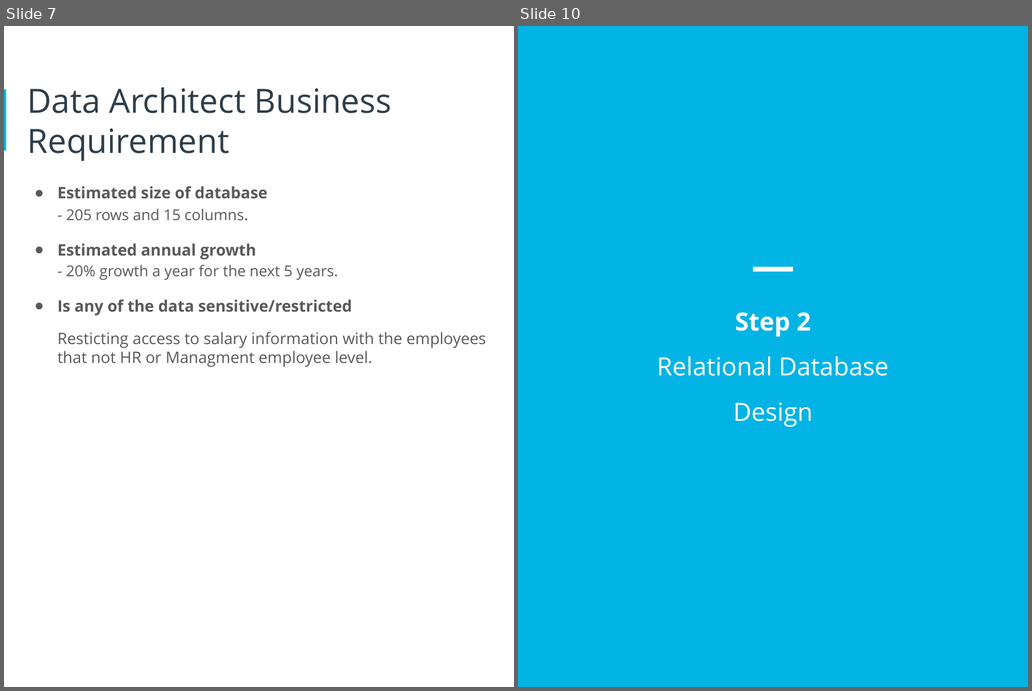
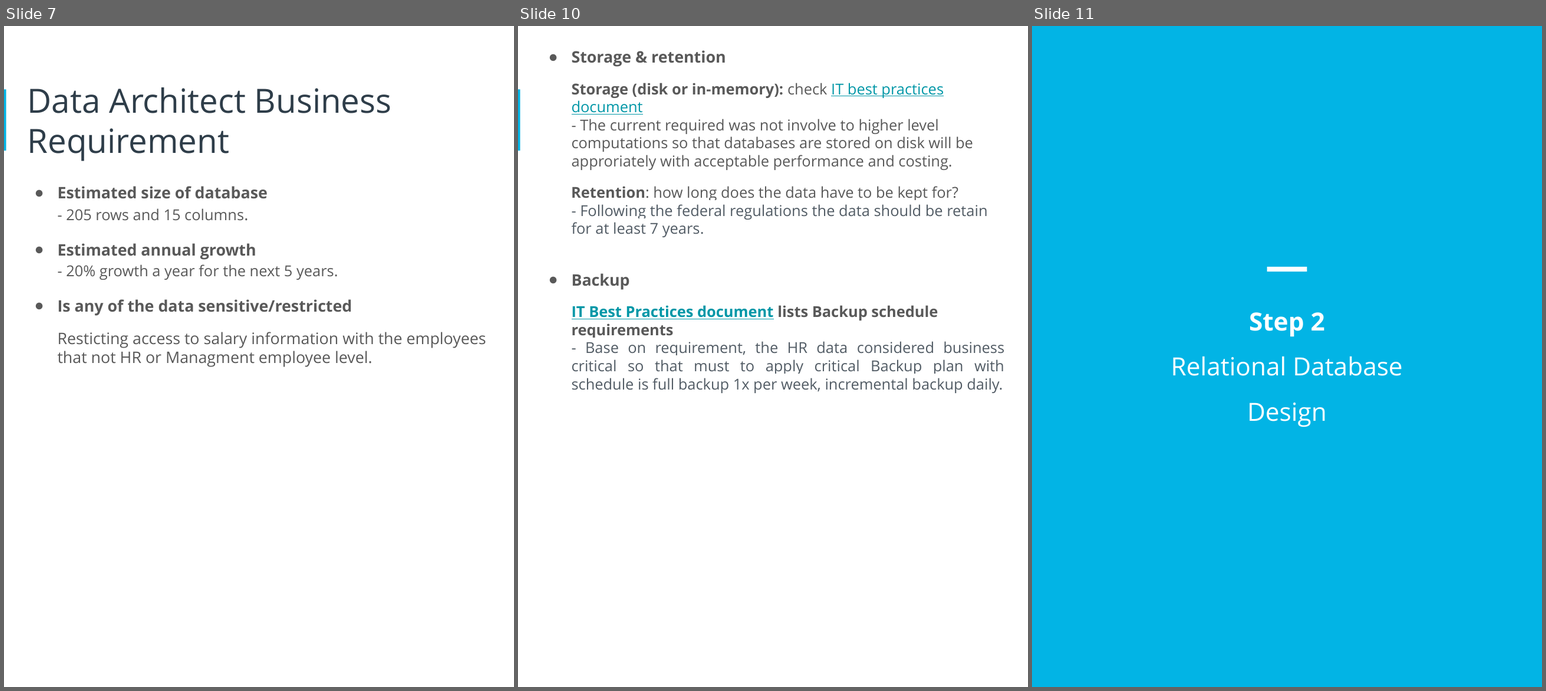
Before and after one commit to fuongcao/udacity-data-achitect, a slide deck: 1- Designing an HR Database/proposal.pptx. Shown side by side, each under a label of ours: slides 7 and 10 before the commit, slides 7, 10 and 11 after it; the slides between them are not shown. The pictures are 1032x691 and 1546x691 pixels, drawn with LibreOffice and Linux fonts; fonts in the diff are those of the drawing. Boxes give left, top, right and bottom in pixels: in the first picture for what was removed or moved away, otherwise in the second. Text is boxed around its words. In the diff, an @@ line names an element or a change of style, - is before the commit and + after.

```diff
--- a/1- Designing an HR Database/proposal.pptx
+++ b/1- Designing an HR Database/proposal.pptx
@@ slide 10 added at (518,26,1028,687), background #FFFFFF; not listed: 1 template element that a slide beside it also shows @@
@@ text added at (571,50,1005,393), 18 pt, text #595959 @@
+● Storage & retention
+Storage (disk or in-memory): check IT best practices document
+- The current required was not involve to higher level computations so that databases are stored on disk will be approriately with acceptable performance and costing.
+Retention: how long does the data have to be kept for?
+- Following the federal regulations the data should be retain for at least 7 years.
+● Backup
+IT Best Practices document lists Backup schedule requirements
+- Base on requirement, the HR data considered business critical so that must to apply critical Backup plan with schedule is full backup 1x per week, incremental backup daily.
@@ what was slide 10 is now slide 11 @@
```
Also in this commit, not shown: 3 slides changed.
